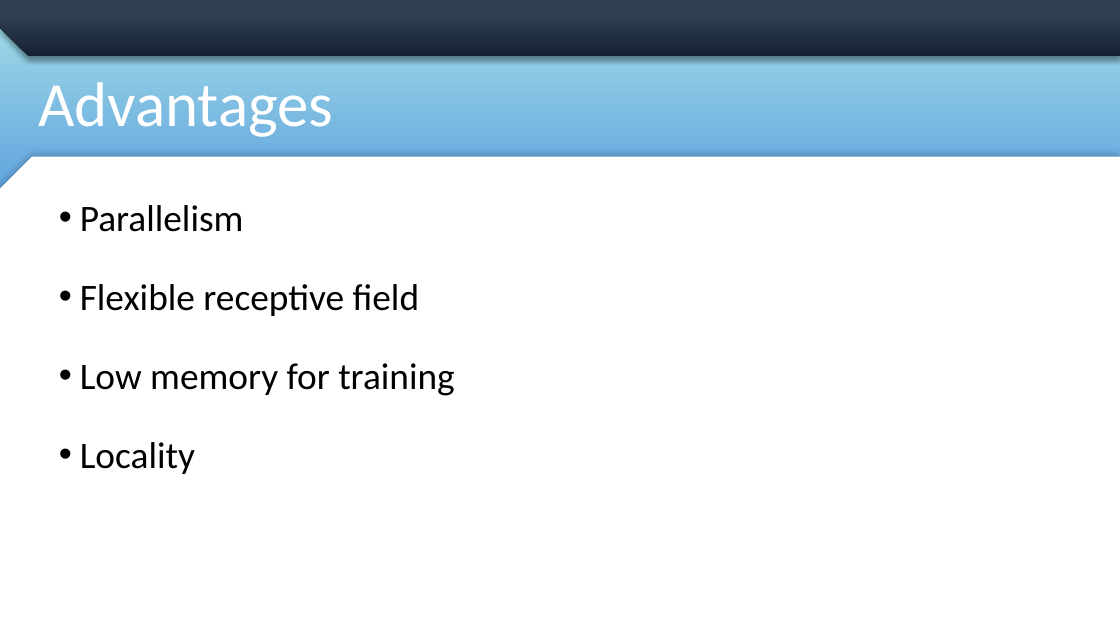
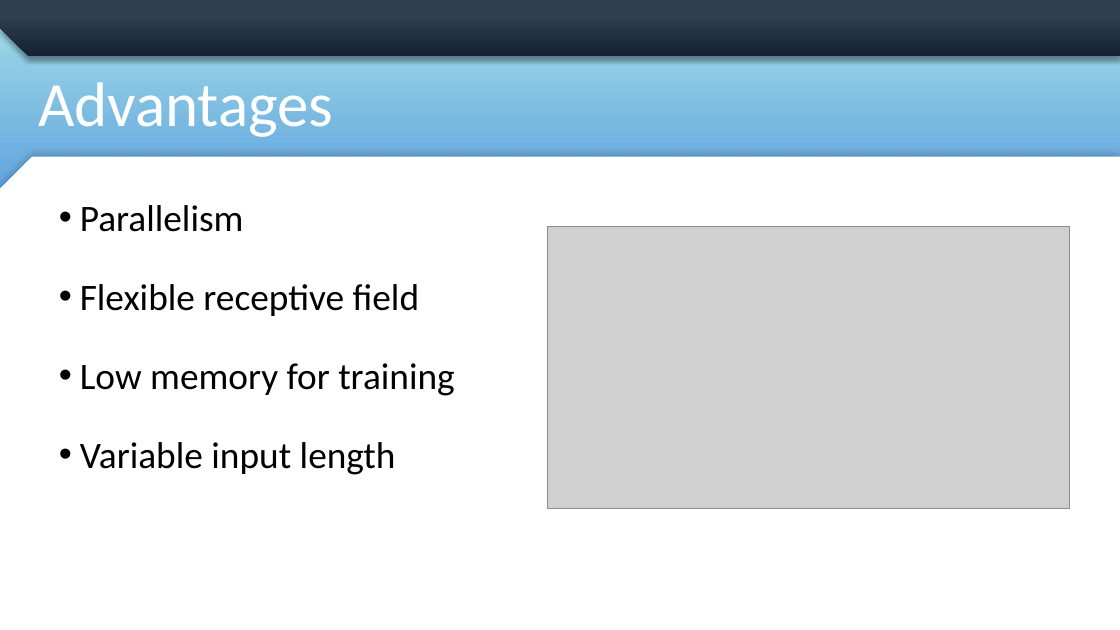
Before and after one commit to mdemore2/CSCE823, a slide deck: slide 8 of Student Lecture/Demore_TCN_Lecture.pptx (slide 7 before the commit). Drawn at 1120x630 pixels with LibreOffice and Linux fonts; fonts in the diff are those of the drawing; grey boxes stand for pictures; background and template pictures are left out. Boxes give left, top, right and bottom in pixels: in the first picture for what was removed or moved away, otherwise in the second. Text is boxed around its words. In the diff, an @@ line names an element or a change of style, - is before the commit and + after.

```diff
--- a/Student Lecture/Demore_TCN_Lecture.pptx
+++ b/Student Lecture/Demore_TCN_Lecture.pptx
@@ picture added at <box>547,226,1070,509</box> @@
@@ text at <box>80,442,396,475</box>: text changed @@
-• Locality
+• Variable input length
```
Also in this commit, not shown: 6 other slides changed, 2 slides added, 1 slide removed, 2 other files.
